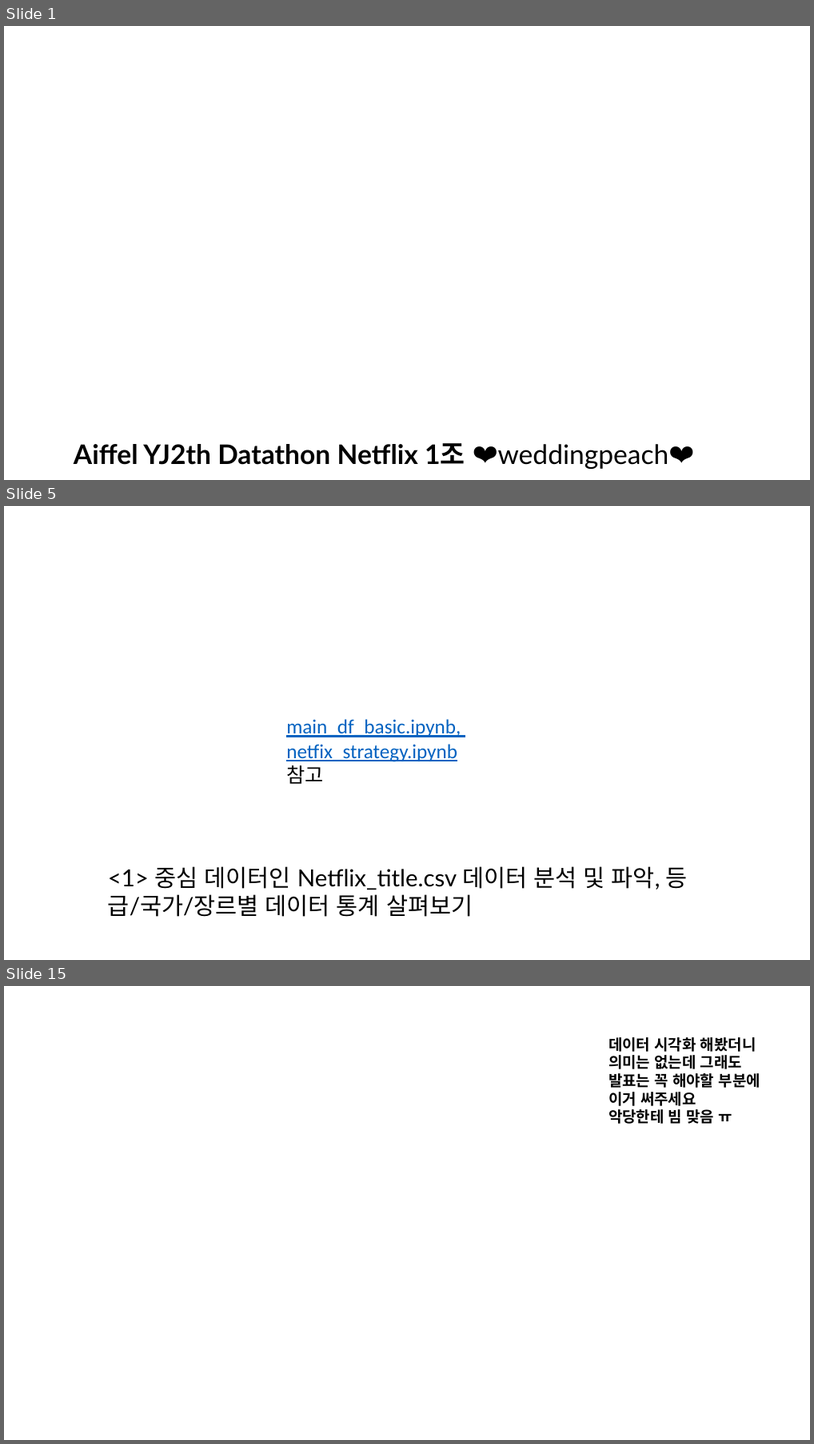
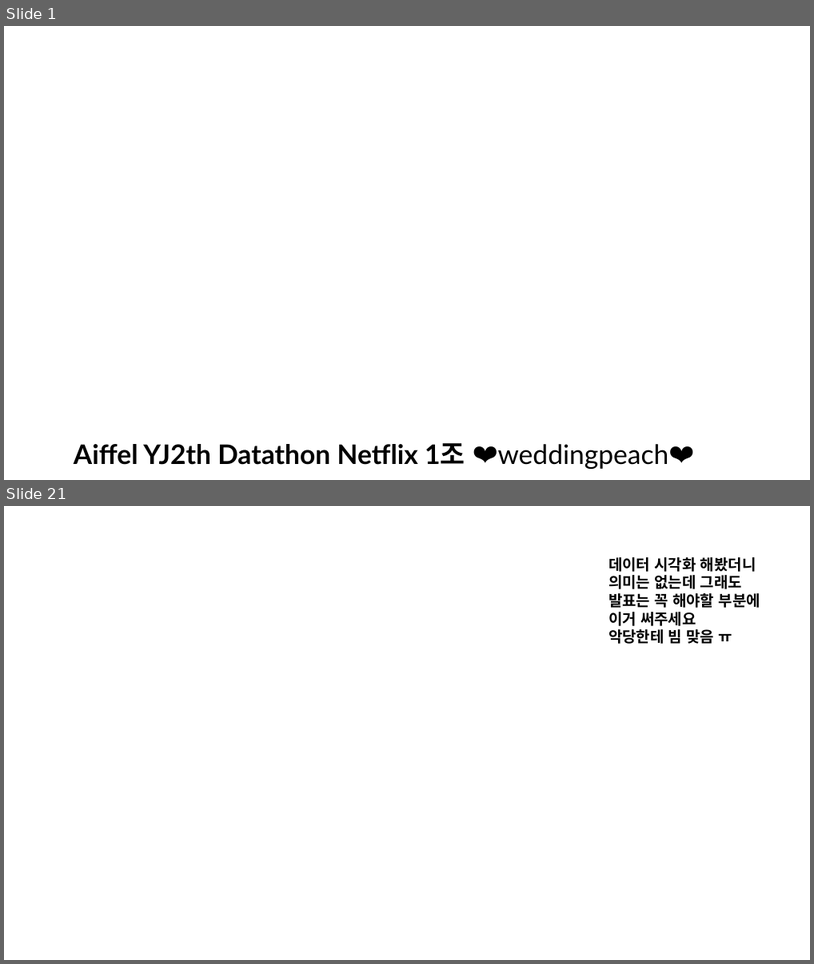
Before and after one commit to kim-seo-hyun/datathon, a slide deck: weddingpeach_speech_finish.pptx. Shown one above the other, each under a label of ours: slides 1, 5 and 15 before the commit, slides 1 and 21 after it; the slides between them are not shown. The pictures are 814x1444 and 814x964 pixels, drawn with LibreOffice and Linux fonts; fonts in the diff are those of the drawing; background and template pictures are left out. Boxes give left, top, right and bottom in pixels: in the first picture for what was removed or moved away, otherwise in the second. Text is boxed around its words. In the diff, an @@ line names an element or a change of style, - is before the commit and + after.

```diff
--- a/weddingpeach_speech_finish.pptx
+++ b/weddingpeach_speech_finish.pptx
@@ slide 5 removed at [4,506,810,960], background #FFFFFF @@
@@ text removed at [286,719,461,784] @@
-main_df_basic.ipynb,
-netfix_strategy.ipynb
-참고
@@ text removed at [108,866,688,916] @@
-<1> 중심 데이터인 Netflix_title.csv 데이터 분석 및 파악, 등급/국가/장르별 데이터 통계 살펴보기
@@ what was slide 15 is now slide 21 @@
```
Also in this commit, not shown: 5 slides changed, 14 slides added, 19 other slides removed.
